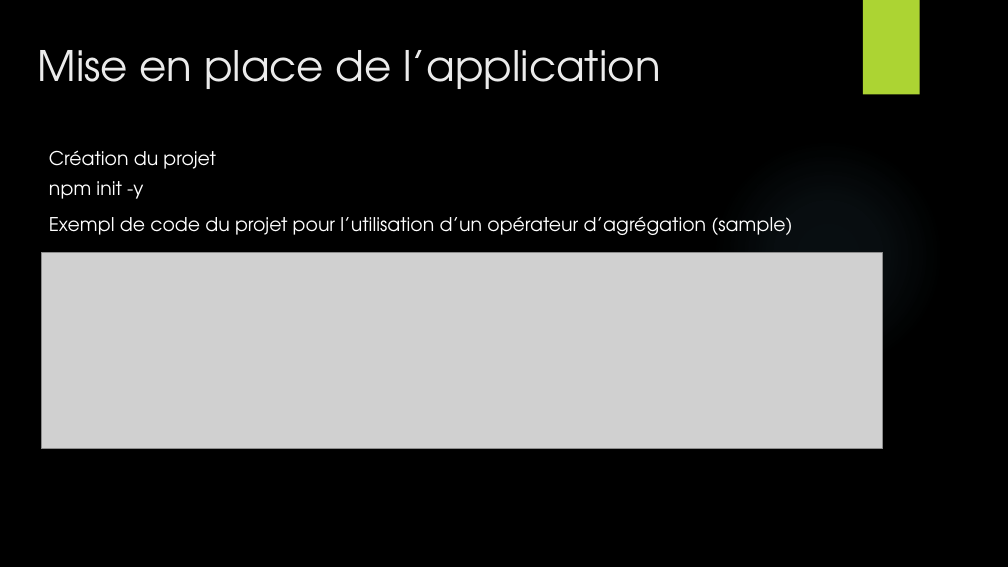
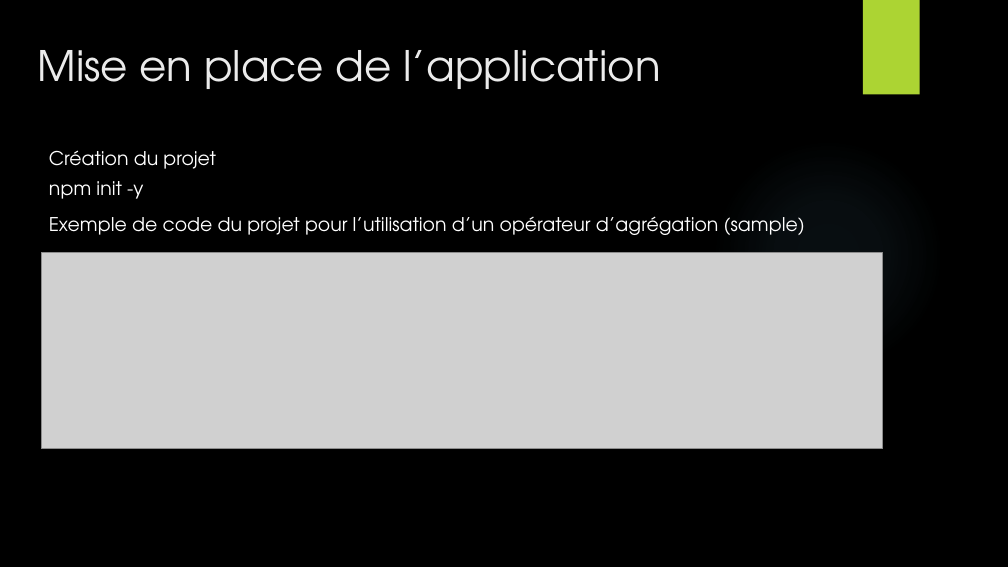
Before and after one commit to LilianLallement84120/TP-MongoDB-Aggregation, a slide deck: slide 8 of PrésentationMongoDBAggregation.pptx. Drawn at 1008x567 pixels with LibreOffice and Linux fonts; fonts in the diff are those of the drawing; grey boxes stand for pictures; background and template pictures are left out. Boxes give left, top, right and bottom in pixels: in the first picture for what was removed or moved away, otherwise in the second. Text is boxed around its words. In the diff, an @@ line names an element or a change of style, - is before the commit and + after.

```diff
--- a/PrésentationMongoDBAggregation.pptx
+++ b/PrésentationMongoDBAggregation.pptx
@@ text at (49,216,805,235): text changed @@
-Exempl de code du projet pour l’utilisation d’un opérateur d’agrégation (sample)
+Exemple de code du projet pour l’utilisation d’un opérateur d’agrégation (sample)
```
